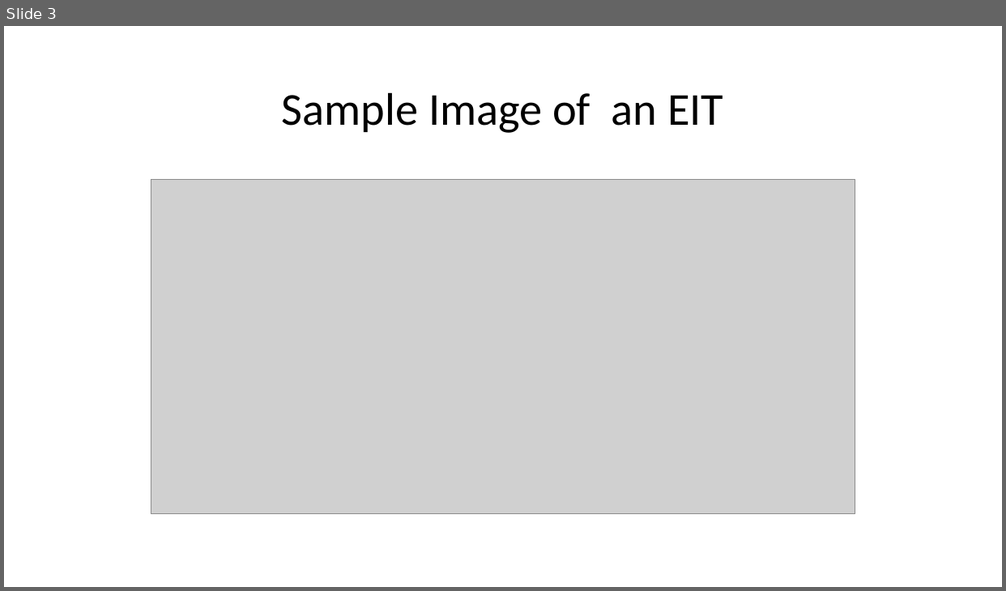
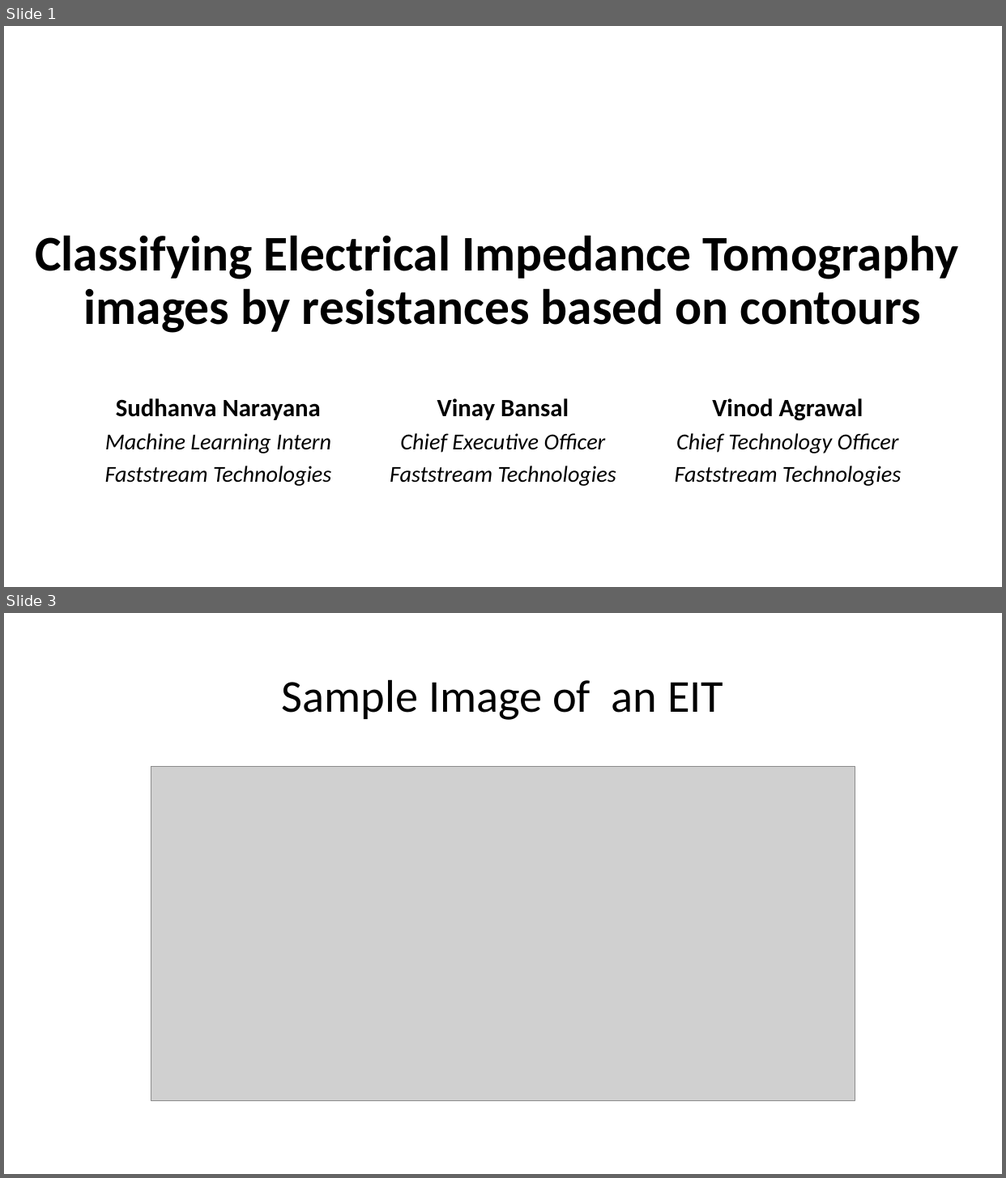
Before and after one commit to nsudhanva/eit, a slide deck: docs/Electrical Impedance Tomography.pptx. Shown one above the other, each under a label of ours: slide 3 before the commit, slides 1 and 3 after it; the slides between them are not shown. The pictures are 1006x591 and 1006x1178 pixels, drawn with LibreOffice and Linux fonts; fonts in the diff are those of the drawing; grey boxes stand for pictures. Boxes give left, top, right and bottom in pixels: in the first picture for what was removed or moved away, otherwise in the second. Text is boxed around its words. In the diff, an @@ line names an element or a change of style, - is before the commit and + after.

```diff
--- a/docs/Electrical Impedance Tomography.pptx
+++ b/docs/Electrical Impedance Tomography.pptx
@@ slide 1 added at [4,26,1002,587], background #FFFFFF @@
@@ title added at [35,235,959,333], 48 pt, text #000000, bold @@
+Classifying Electrical Impedance Tomography
+images by resistances based on contours
@@ subtitle added at [105,399,901,486], 22 pt, text #000000, italic @@
+Sudhanva Narayana
+Machine Learning Intern
+Faststream Technologies
+Vinay Bansal
+Chief Executive Officer
+Faststream Technologies
+Vinod Agrawal
+Chief Technology Officer
+Faststream Technologies
```
Also in this commit, not shown: 5 slides changed, 1 other slide added, 1 slide removed, 1 other file.
